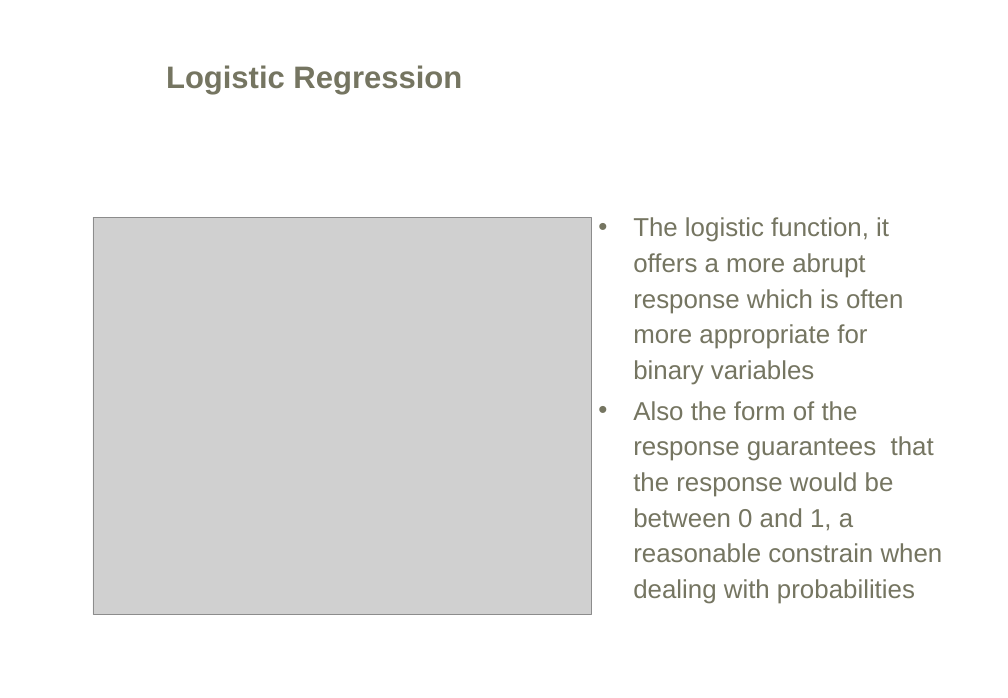
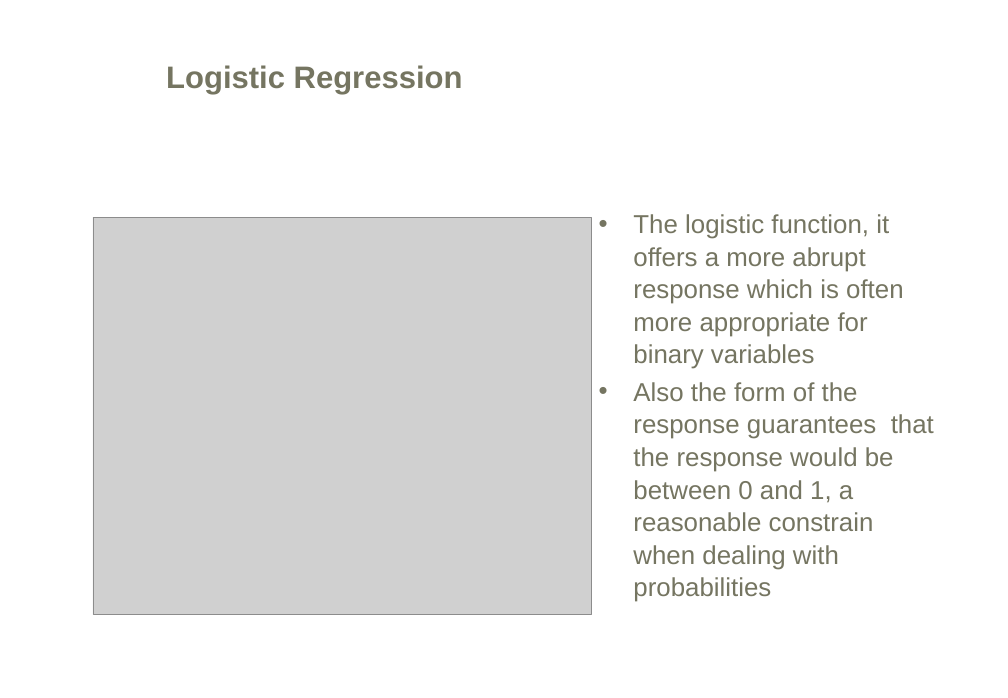
Before and after one commit to mikisvaz/DMPP, a slide deck: slide 28 of Classification/Classification.ppt. Drawn at 1008x698 pixels with LibreOffice and Linux fonts; fonts in the diff are those of the drawing; grey boxes stand for pictures; background and template pictures are left out. Boxes give left, top, right and bottom in pixels: in the first picture for what was removed or moved away, otherwise in the second. Text is boxed around its words. In the diff, an @@ line names an element or a change of style, - is before the commit and + after.

```diff
--- a/Classification/Classification.ppt
+++ b/Classification/Classification.ppt
@@ text "The logistic function, it offers ..." at (633, 214, 934, 602): line spacing 1.15 to 1.05 @@
```
Also in this commit, not shown: 6 other slides changed, 4 other files.
